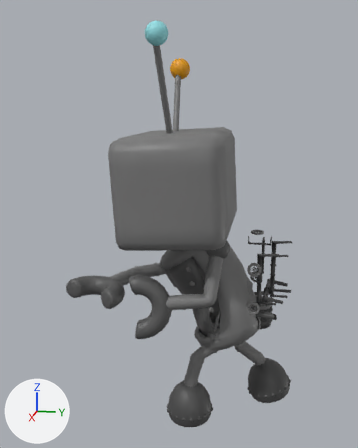
One commit to the FBX model Assets/Models/Player.fbx: the scene before it, then after it.
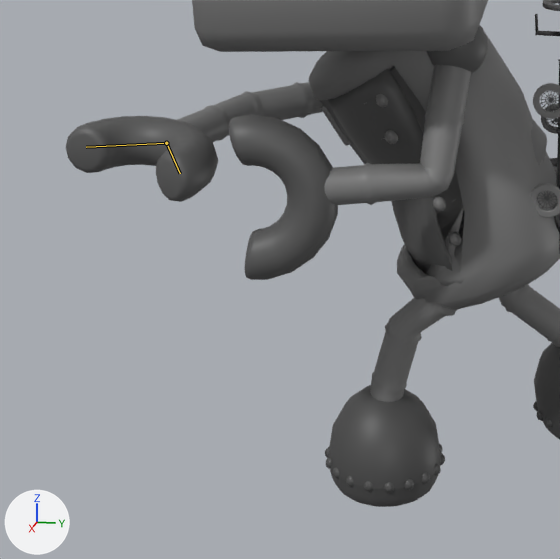
There are two pictures of each version: one whole from a 50 mm camera at (3.7, 0.13, 2.5) aimed at (0.04, -0.6, 1.58), one close up on the part from 11% to 72% of the width and 51% to 100% of the height. Every picture has the same lights, and +X, +Y and +Z are marked at lower left. Both versions are drawn at frame 15 of the action 'Armature|Punch'; the numbers are the values there. The bones that change are drawn over the model as lines in the close-ups.
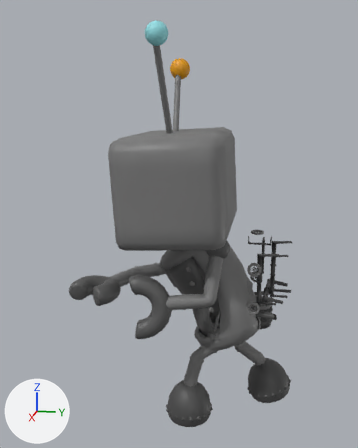
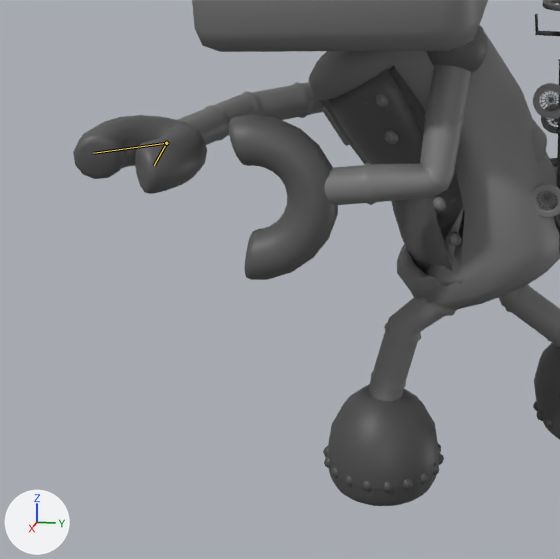
Changed parts and their boxes (x1, y1, x2, y2) in the close-ups (560 x 559 px):
'Sphere.021', posed
    before: (325, 385, 445, 507)
    after: (323, 384, 444, 506)
'Torus.001', posed (12% narrower, 8% shorter)
    before: (66, 116, 218, 202)
    after: (73, 115, 207, 194)
'Cylinder.007', posed
    before: (370, 297, 458, 402)
    after: (370, 297, 458, 401)
bone 'ClawUpper.R', root to tip
    before: (166, 143) to (180, 173)
    after: (166, 143) to (154, 165)
bone 'ClawLower.R', root to tip
    before: (166, 143) to (86, 147)
    after: (166, 143) to (93, 153)

Edits to the bpy script that builds the scene:
```text
Change bone_clawupper_r:
    where bone_clawupper_r = bpy.data.objects['Armature'].pose.bones['ClawUpper.R']  # child of 'Hand.R'
    bone_clawupper_r.rotation_quaternion: (1.0, 0.0, 0.0, 0.0) -> (0.988, 0.056, 0.031, -0.139)  # degrees (0, 0, 0) -> degrees (6, 4, -16)
Change bone_clawlower_r:
    where bone_clawlower_r = bpy.data.objects['Armature'].pose.bones['ClawLower.R']  # child of 'Hand.R'
    bone_clawlower_r.rotation_quaternion: (1.0, 0.0, 0.0, 0.0) -> (0.971, 0.06, -0.084, 0.213)  # degrees (0, 0, 0) -> degrees (5, -11, 24)
```
